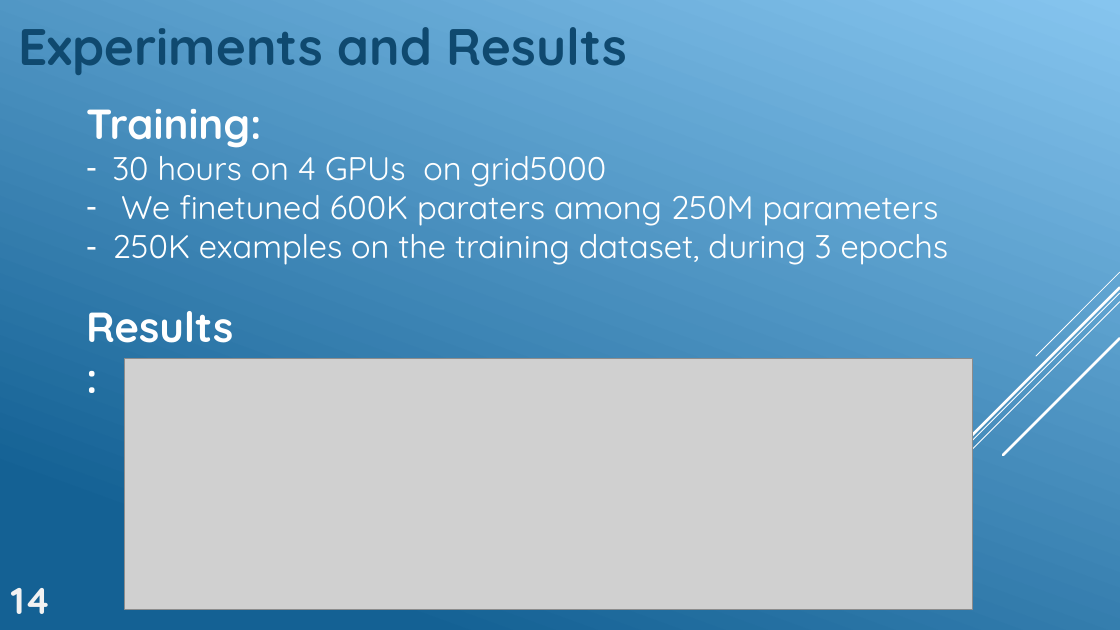
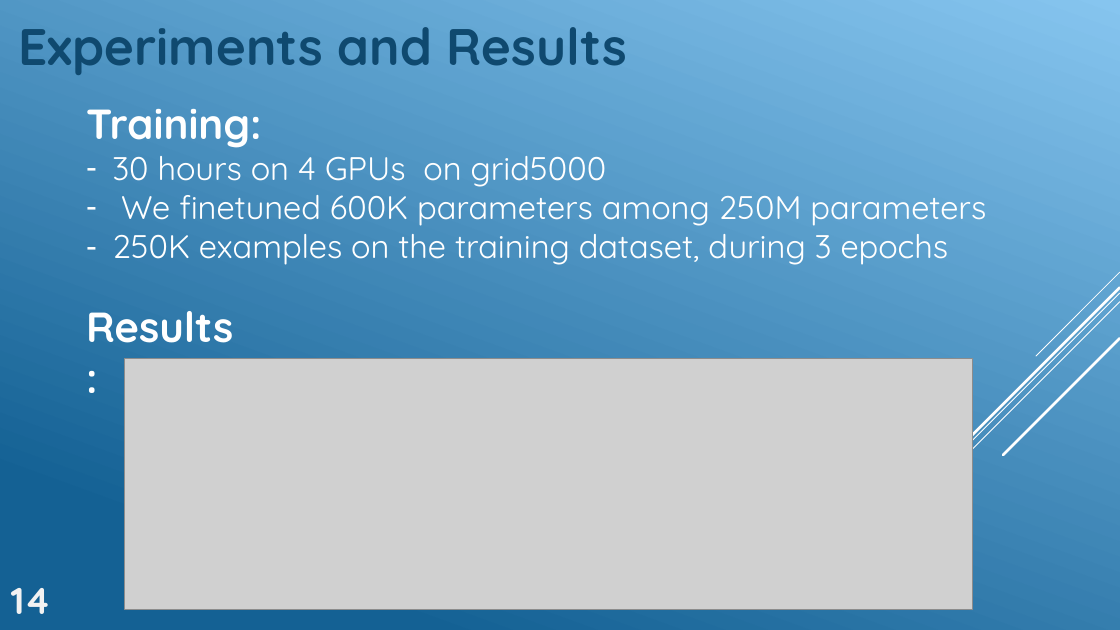
Before and after one commit to GeckSpy/IPdf2Latex, a slide deck: slide 14 of Presentation/Final presentation.pptx. Drawn at 1120x630 pixels with LibreOffice and Linux fonts; fonts in the diff are those of the drawing; grey boxes stand for pictures. Boxes give left, top, right and bottom in pixels: in the first picture for what was removed or moved away, otherwise in the second. Text is boxed around its words. In the diff, an @@ line names an element or a change of style, - is before the commit and + after.

```diff
--- a/Presentation/Final presentation.pptx
+++ b/Presentation/Final presentation.pptx
@@ text at (x1=121, y1=185, x2=986, y2=226): text changed @@
-– We finetuned 600K paraters among 250M parameters
+– We finetuned 600K parameters among 250M parameters
```
Also in this commit, not shown: 5 other slides changed, 1 slide added, 1 slide removed, 2 other files.
